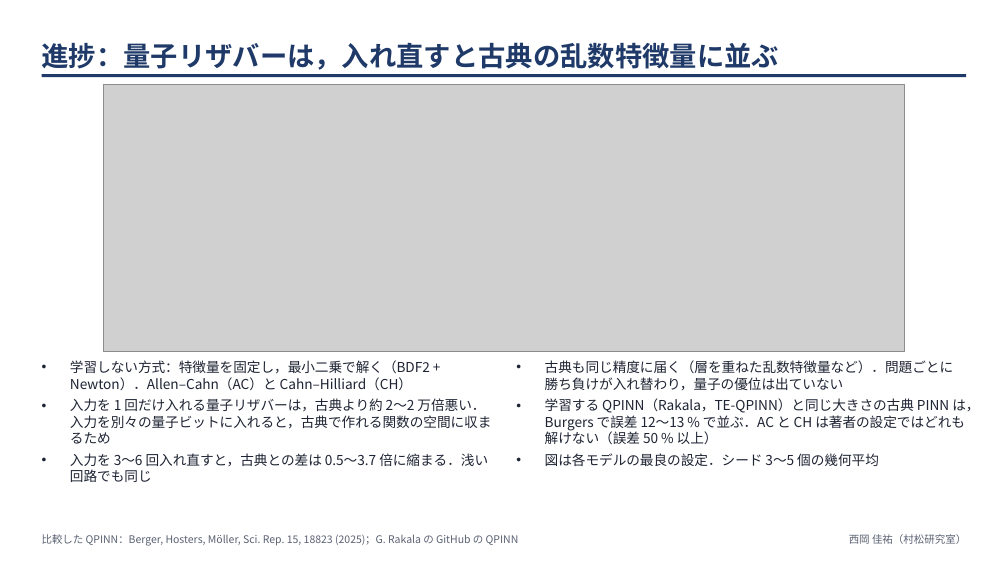
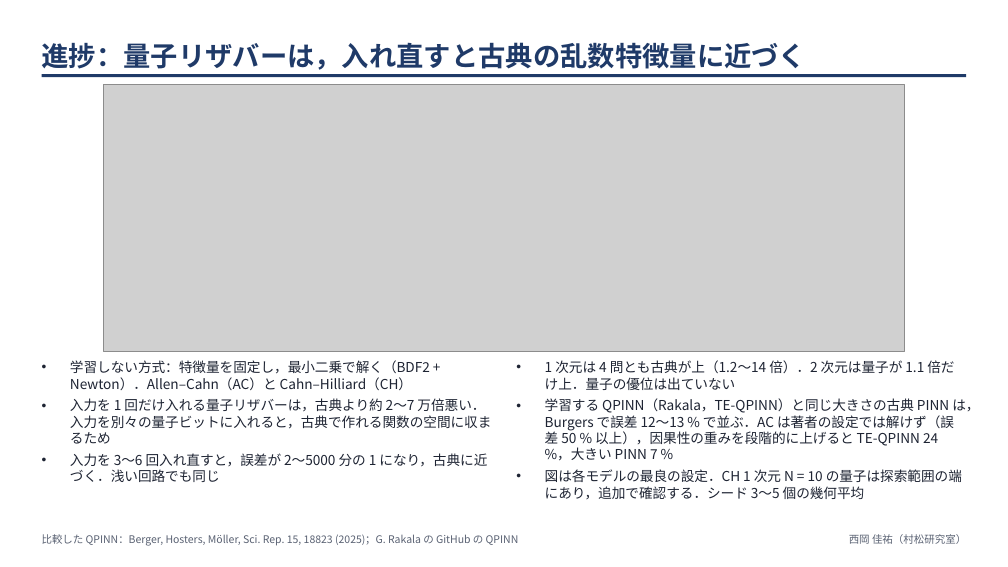
Before and after one commit to keisuke58/quantum-computing-intro, a slide deck: slide 1 of docs/progress/2026-11-20_reservoir_summary.pptx. Drawn at 1008x567 pixels with LibreOffice and Linux fonts; fonts in the diff are those of the drawing; grey boxes stand for pictures. Boxes give left, top, right and bottom in pixels: in the first picture for what was removed or moved away, otherwise in the second. Text is boxed around its words. In the diff, an @@ line names an element or a change of style, - is before the commit and + after.

```diff
--- a/docs/progress/2026-11-20_reservoir_summary.pptx
+++ b/docs/progress/2026-11-20_reservoir_summary.pptx
@@ title at (42, 42, 807, 70): text changed @@
-進捗：量子リザバーは，入れ直すと古典の乱数特徴量に並ぶ
+進捗：量子リザバーは，入れ直すと古典の乱数特徴量に近づく
@@ text at (545, 360, 979, 499): text changed @@
-• 古典も同じ精度に届く（層を重ねた乱数特徴量など）．問題ごとに勝ち負けが入れ替わり，量子の優位は出ていない
-• 学習する QPINN（Rakala，TE-QPINN）と同じ大きさの古典 PINN は，Burgers で誤差 12〜13 % で並ぶ．AC と CH は著者の設定ではどれも解けない（誤差 50 % 以上）
-• 図は各モデルの最良の設定．シード 3〜5 個の幾何平均
+• 1 次元は 4 問とも古典が上（1.2〜14 倍）．2 次元は量子が 1.1 倍だけ上．量子の優位は出ていない
+• 学習する QPINN（Rakala，TE-QPINN）と同じ大きさの古典 PINN は，Burgers で誤差 12〜13 % で並ぶ．AC は著者の設定では解けず（誤差 50 % 以上），因果性の重みを段階的に上げると TE-QPINN 24 %，大きい PINN 7 %
+• 図は各モデルの最良の設定．CH 1 次元 N = 10 の量子は探索範囲の端にあり，追加で確認する．シード 3〜5 個の幾何平均
@@ text at (70, 398, 492, 482): text changed @@
-• 入力を 1 回だけ入れる量子リザバーは，古典より約 2〜2 万倍悪い．入力を別々の量子ビットに入れると，古典で作れる関数の空間に収まるため
-• 入力を 3〜6 回入れ直すと，古典との差は 0.5〜3.7 倍に縮まる．浅い回路でも同じ
+• 入力を 1 回だけ入れる量子リザバーは，古典より約 2〜7 万倍悪い．入力を別々の量子ビットに入れると，古典で作れる関数の空間に収まるため
+• 入力を 3〜6 回入れ直すと，誤差が 2〜5000 分の 1 になり，古典に近づく．浅い回路でも同じ
```
Also in this commit, not shown: 6 other files.
